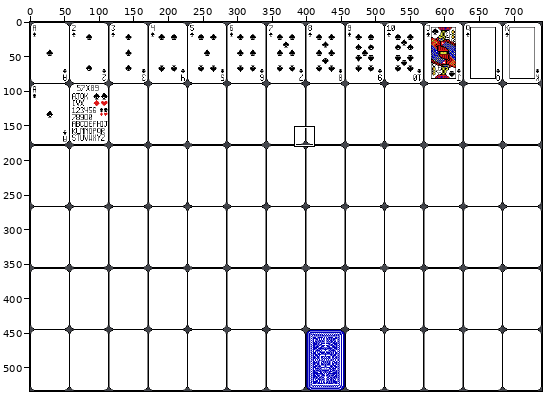
File history of a pixel-art file, assets/art/card_sprite_sheet.aseprite. The picture above shows the old version from afar; the outline marks the close-up.
Close-up. Before the edit:
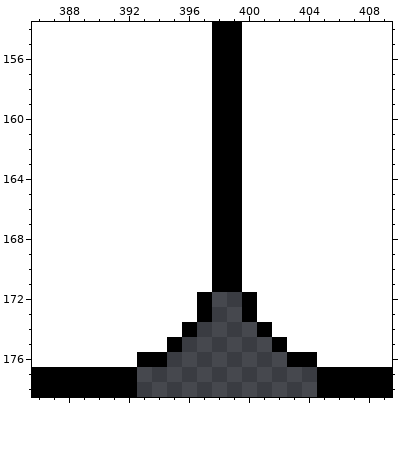
741x534 pixels, 1 frame. Shown: x 386..409, y 154..178. The commit also changed other parts of the picture, which this record leaves out.
The same view after the edit:
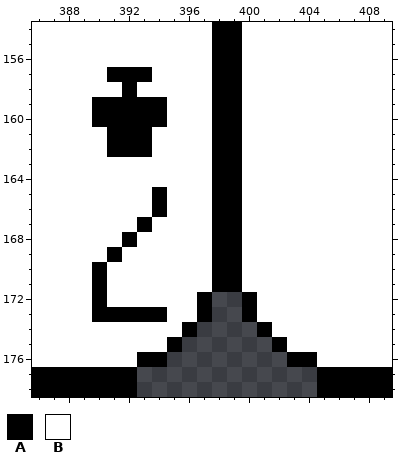
Palette (. is transparent): A #000000  B #ffffff
From old to new:
Layer "clubs(014-026)":
y 157: x 391..393 BBB -> AAA
y 158: x 392 B -> A
y 159..160: x 390..394 BBBBB -> AAAAA
y 161..162: x 391..393 BBB -> AAA
y 165..166: x 394 B -> A
y 167: x 393 B -> A
y 168: x 392 B -> A
y 169: x 391 B -> A
y 170..172: x 390 B -> A
y 173: x 390..394 BBBBB -> AAAAA
